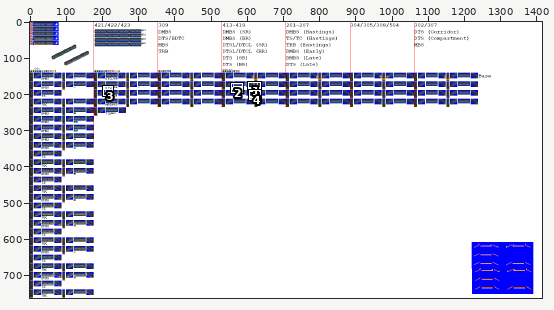
Two versions of one sprite sheet, gfx/UNUSED & MIXED/mk1_emu.png. The first picture is a wide view before the edit; the outline marks the close-up.
Close-up. As it was:
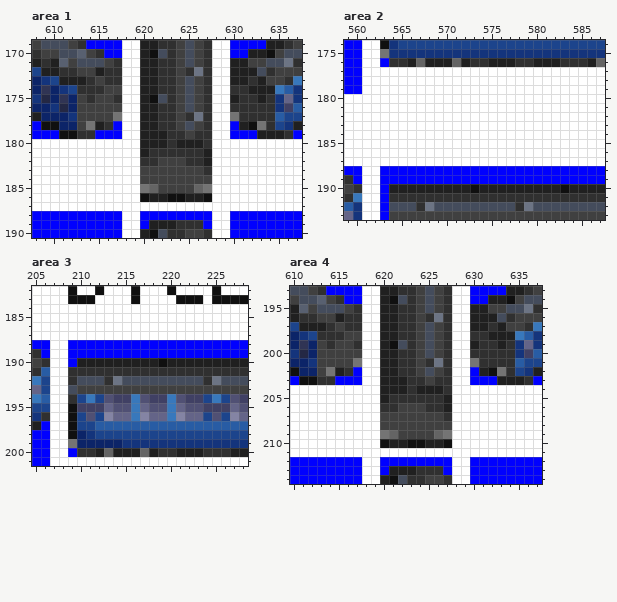
The file is 1415x764 pixels. Colours within 5 levels of each other are drawn and written as one. Shown: area 1: x 608..637, y 169..190; area 2: x 559..587, y 174..193; area 3: x 205..228, y 182..201; area 4: x 610..637, y 193..214. The commit also changed other parts of the picture, which this record leaves out.
The same view after the edit:
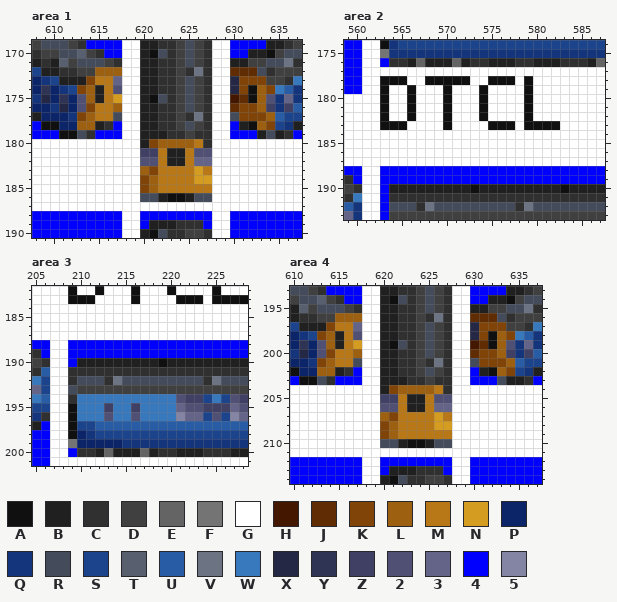
Palette (. is transparent): A #101010  B #202020  C #303030  D #404040  E #646464  F #747474  G #ffffff  H #441800  J #602c04  K #804408  L #9c6010  M #b87818  N #d49c20  P #0c2468  Q #14347c  R #444c5c  S #1c448c  T #586070  U #285ca4  V #6c7484  W #3878bc  X #242844  Y #303454  Z #404064  2 #505074  3 #646488  4 #0000ff  5 #8484a4
Diff:
--- area 1
@@ x 608..637 @@
 171 BCBTDRRRDCGGBBCCDRDCGGBBDDRRVC
-172 SBBCCDDBCCGGBBCCDCVCGGBBBRCDDD
-173 PQSBBBCDCCGGBBCCDRDCGGBBCBDDCW
-174 PYPQSCCCDDGGBBCCDRDCGGCCBBBWUQ
-175 QXPYPDCDDCGGBARCDRDCGGBCCBCQ3Q
-176 PPQXPDDDDDGGBBCCDRDCGGCCCCCQZU
-177 BPPPQDDDDFGGBBCCDCVCGGFCCCCUSS
-178 4AAPPDFBC4GGBBCCDRDCGG4BAFCSQB
-179 444AACC444GGBBBCCDCCGG444BBBC4
-180 GGGGGGGGGGGGBBBCBBBCGGGGGGGGGG
-181 GGGGGGGGGGGGBCCCCCCBGGGGGGGGGG
-182 GGGGGGGGGGGGCCDDDCCBGGGGGGGGGG
-183 GGGGGGGGGGGGDDDDDDDCGGGGGGGGGG
-184 GGGGGGGGGGGGDDDDDDDDGGGGGGGGGG
-185 GGGGGGGGGGGGFEDDDDEFGGGGGGGGGG
-186 GGGGGGGGGGGGABBAABBAGGGGGGGGGG
+172 SBBCCDDLLLGGBBCCDCVCGGJJJRCDDD
+173 PQSBBBKMM3GGBBCCDRDCGGXKKKDDCW
+174 PYPQSKLBM2GGBBCCDRDCGGXKALKWUQ
+175 QXPYP2LBMNGGBARCDRDCGGHJAL2Q3Q
+176 PPQXP2KMMLGGBBCCDRDCGGJKKLZQZU
+177 BPPPQKLMMRGGBBCCDCVCGGRKKKLUSS
+178 4AAPPLLBC4GGBBCCDRDCGG4BALKSQB
+179 444AARC444GGBBBCCDCCGG444BRBC4
+180 GGGGGGGGGGGGBKLLLLMCGGGGGGGGGG
+181 GGGGGGGGGGGGZZMBBM22GGGGGGGGGG
+182 GGGGGGGGGGGG22MBBM33GGGGGGGGGG
+183 GGGGGGGGGGGGLKMMMMNMGGGGGGGGGG
+184 GGGGGGGGGGGGKLMMMMNNGGGGGGGGGG
+185 GGGGGGGGGGGGKLMMMMMMGGGGGGGGGG
+186 GGGGGGGGGGGGRRBAABRRGGGGGGGGGG
 187 GGGGGGGGGGGGGGGGGGGGGGGGGGGGGG
--- area 2
@@ x 559..587 @@
 177 44GGGGGGGGGGGGGGGGGGGGGGGGGGG
-178 44GGGGGGGGGGGGGGGGGGGGGGGGGGG
-179 44GGGGGGGGGGGGGGGGGGGGGGGGGGG
-180 GGGGGGGGGGGGGGGGGGGGGGGGGGGGG
-181 GGGGGGGGGGGGGGGGGGGGGGGGGGGGG
-182 GGGGGGGGGGGGGGGGGGGGGGGGGGGGG
-183 GGGGGGGGGGGGGGGGGGGGGGGGGGGGG
+178 44GGAAAGGAAAAAGGAAAGAGGGGGGGG
+179 44GGAGGAGGGAGGGAGGGGAGGGGGGGG
+180 GGGGAGGAGGGAGGGAGGGGAGGGGGGGG
+181 GGGGAGGAGGGAGGGAGGGGAGGGGGGGG
+182 GGGGAGGAGGGAGGGAGGGGAGGGGGGGG
+183 GGGGAAAGGGGAGGGGAAAGAAAAGGGGG
 184 GGGGGGGGGGGGGGGGGGGGGGGGGGGGG
--- area 3
@@ x 208..221 @@
 193 GRDDDDDDDDDDDD
-194 GCSWS2ZZW2ZZW2
-195 GAZZZ322W322W3
-196 GAS2S533W533W5
+194 GCWWWWWWWWWWW2
+195 GAWWWZWWZWWWW3
+196 GAWWW2WW2WWWW5
 197 GASSUUUUUUUUUU
--- area 4
@@ x 610..637 @@
 195 BTDRRRDCGGBBCCDRDCGGBBDDRRVC
-196 BCCDDBCCGGBBCCDCVCGGBBBRCDDD
-197 SBBBCDCCGGBBCCDRDCGGBBCBDDCW
-198 PQSCCCDDGGBBCCDRDCGGCCBBBWUQ
-199 PYPDCDDCGGBARCDRDCGGBCCBCQ3Q
-200 QXPDDDDDGGBBCCDRDCGGCCCCCQZU
-201 PPQDDDDFGGBBCCDCVCGGFCCCCUSS
-202 APPDFBC4GGBBCCDRDCGG4BAFCSQB
-203 4AACC444GGBBBCCDCCGG444BBBC4
-204 GGGGGGGGGGBBBCBBBCGGGGGGGGGG
-205 GGGGGGGGGGBCCCCCCBGGGGGGGGGG
-206 GGGGGGGGGGCCDDDCCBGGGGGGGGGG
-207 GGGGGGGGGGDDDDDDDCGGGGGGGGGG
-208 GGGGGGGGGGDDDDDDDDGGGGGGGGGG
-209 GGGGGGGGGGFEDDDDEFGGGGGGGGGG
-210 GGGGGGGGGGABBAABBAGGGGGGGGGG
+196 BCCDDLLLGGBBCCDCVCGGJJJRCDDD
+197 SBBBKMM3GGBBCCDRDCGGXKKKDDCW
+198 PQSKLBM2GGBBCCDRDCGGXKALKWUQ
+199 PYP2LBMNGGBARCDRDCGGHJAL2Q3Q
+200 QXP2KMMLGGBBCCDRDCGGJKKLZQZU
+201 PPQKLMMRGGBBCCDCVCGGRKKKLUSS
+202 APPLLBC4GGBBCCDRDCGG4BALKSQB
+203 4AARC444GGBBBCCDCCGG444RBBC4
+204 GGGGGGGGGGBKLLLLMCGGGGGGGGGG
+205 GGGGGGGGGGZZMBBM22GGGGGGGGGG
+206 GGGGGGGGGG22MBBM33GGGGGGGGGG
+207 GGGGGGGGGGLKMMMMNMGGGGGGGGGG
+208 GGGGGGGGGGKLMMMMNNGGGGGGGGGG
+209 GGGGGGGGGGKLMMMMMMGGGGGGGGGG
+210 GGGGGGGGGGRRBAABRRGGGGGGGGGG
 211 GGGGGGGGGGGGGGGGGGGGGGGGGGGG
Pixel boxes of the changes (left, top, right, bottom) in both close-ups:
changed: (77, 67, 275, 202)
changed: (380, 76, 560, 130)
changed: (77, 394, 167, 421)
changed: (317, 313, 515, 448)
